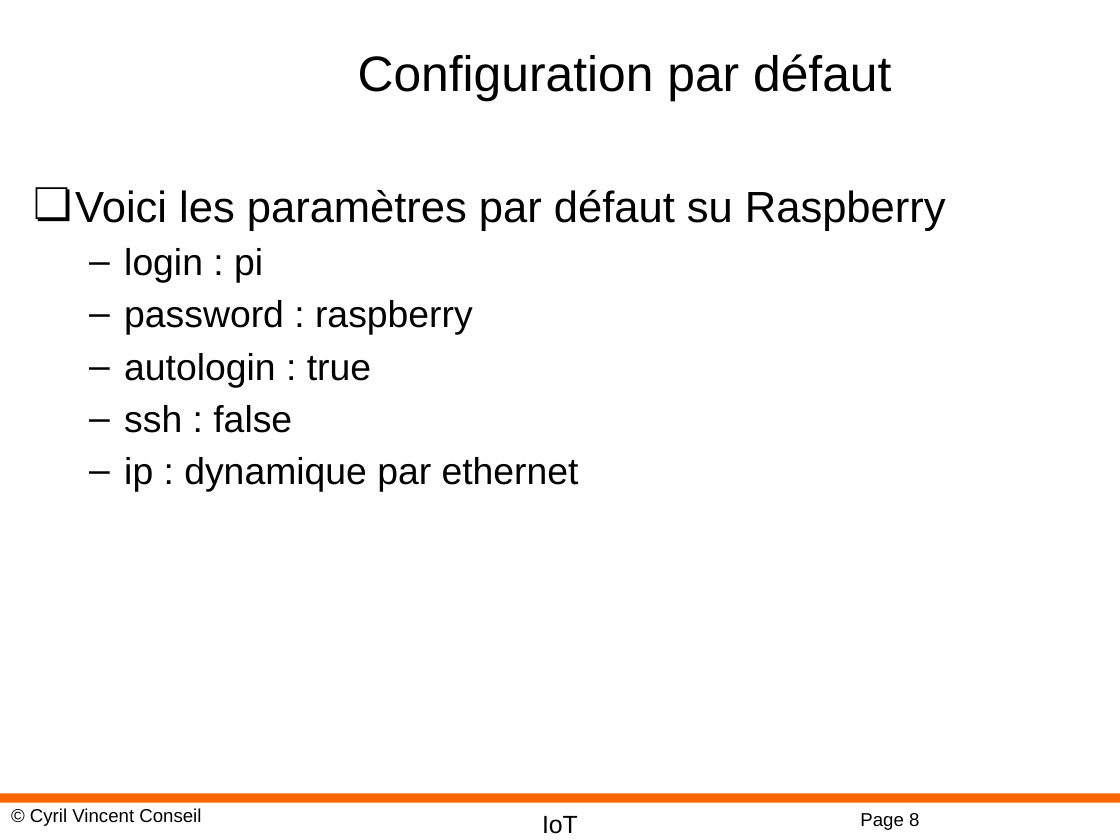
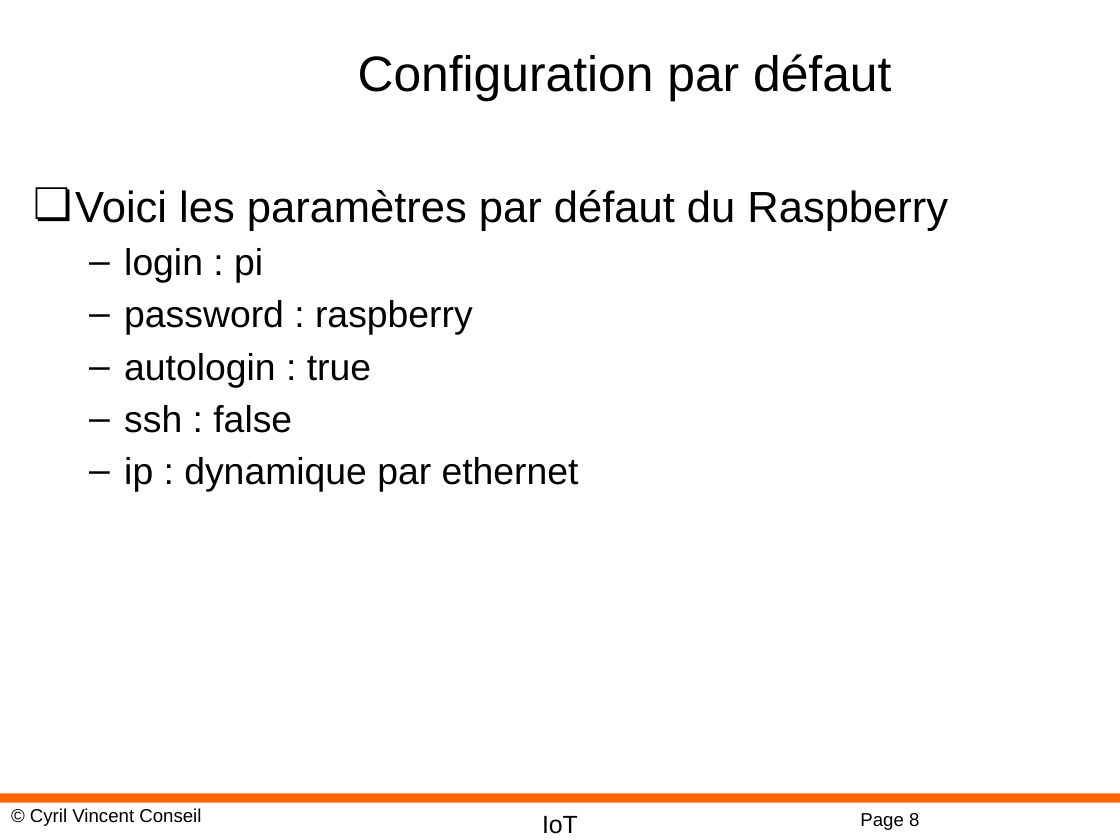
Before and after one commit to cyrilvincent/IoT, a slide deck: slide 8 of ppt/IoT06-Raspbian.pptx. Drawn at 1120x840 pixels with LibreOffice and Linux fonts; fonts in the diff are those of the drawing; background and template pictures are left out. Boxes give left, top, right and bottom in pixels: in the first picture for what was removed or moved away, otherwise in the second. Text is boxed around its words. In the diff, an @@ line names an element or a change of style, - is before the commit and + after.

```diff
--- a/ppt/IoT06-Raspbian.pptx
+++ b/ppt/IoT06-Raspbian.pptx
@@ text at <box>75,190,948,231</box>: text changed @@
-❏ Voici les paramètres par défaut su Raspberry
+❏ Voici les paramètres par défaut du Raspberry
```
Also in this commit, not shown: 4 other slides changed, 1 slide added, 7 other files.
